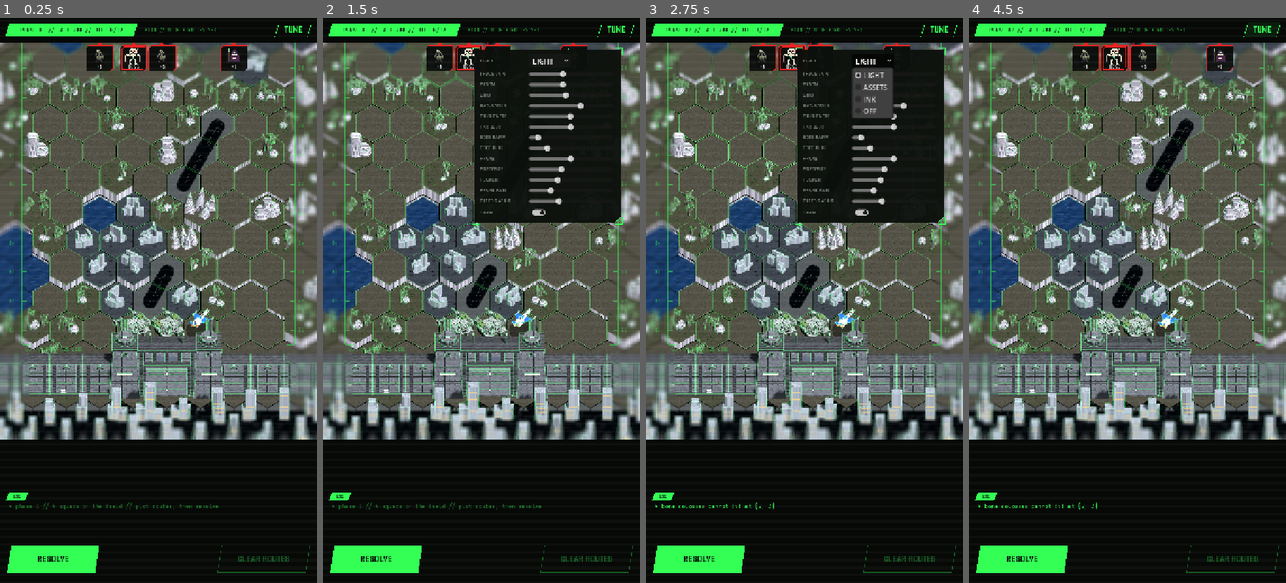
Above: before the commit, frames 1-4 (left to right).
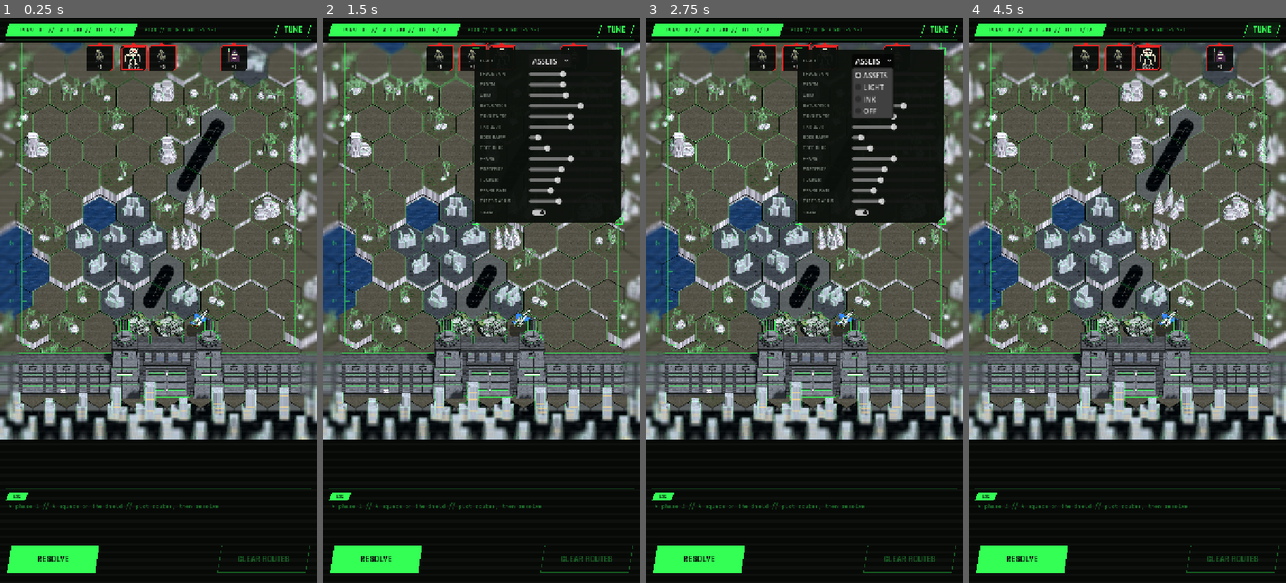
Above: after the commit, the same moments.

Repository: ryanjdmartin/riftgate
Game: Godot game, scene res://game/battle/battle_screen.tscn
The game is run twice, just before and just after one commit, with the same random seed, the same clock (stepped at 60 frames per second) and the same inputs. This scene is started directly instead of the project's main scene.
Inputs (mouse positions are in pixels of both pictures, inside the frame that each line leads up to):
- Up to frame 1 (0.25 s): no input
- Up to frame 2 (1.5 s): click "TUNE" at 0.5 s; click "RESOLVE" at 1.25 s
- Up to frame 3 (2.75 s): click (874, 63) at 2 s, where only the run before the commit has a clickable "LIGHT"
- Up to frame 4 (4.5 s): click (1197, 63) at 2.75 s, where only the run after the commit has a clickable "ASSETS"; click (1184, 210) at 3.5 s; click "TUNE" at 4.25 s

The runs differ from the first frame. In frame 1, 4.1% of the frame differs, in the area x 0-100%, y 3-84%; in frame 2, 4.2%; in frame 3, 4.5%; in frame 4, 4.8%, in the area x 0-100%, y 3-87%.

Commit message:
Assets in ink under a light hull by default; contacts offered and chosen before a skirmish; boss on one hex patrolling the rift; skirmish bands clipped and calmer; scan pauses; readable intents
The default trace mode inks the mechs, gate and walls and gives them a prominent light hull, with the field's traces dimmer; the skirmish's mech views take the same. The side blur begins at the frame's lines. Intent lines carry a dark underline. The corrupted tear is rarer on the map and now also on the skirmish's overworld band. The scan bar pauses between sweeps on both screens. Contact tags name the units in the group; after the movement phase the contacts are offered in a panel with an ENGAGE button each, the player picks the first, and Battle.open_skirmish_at opens it. The boss stands on one hex and patrols within two of the rift, picked by phase so the preview holds; the multi-hex footprint stays in the engine. The skirmish backdrop draws each band in a clipped child on the display grid's lattice at map-size hexes with a faint grid.

Co-Authored-By: Claude Fable 5.1 <noreply@anthropic.com>

Diff:
--- a/game/battle/battle_map_view.gd
+++ b/game/battle/battle_map_view.gd
@@ -109,9 +109,7 @@
 		mat.set_shader_parameter("painted2", _painted2.get_texture())
 		mat.set_shader_parameter("map_size", map_size)
 		mat.set_shader_parameter("view_size", size)
-		var hex_w := sqrt(3.0) * HEX_SIZE
-		var left := _origin.x - hex_w * 0.5
-		mat.set_shader_parameter("play_x", Vector2(left, left + hex_w * (field.map.width + 0.5)))
+		mat.set_shader_parameter("play_x", _frame_x())   # sharp inside the frame's lines, soft outside
 		mat.set_shader_parameter("south_y", _origin.y + Hex.to_pixel(field.map.gate, HEX_SIZE).y + HEX_SIZE * 0.75)
 		_composite.material = mat
 		_mix.add_child(_composite)
@@ -305,9 +303,9 @@
 			# The frame: the field's two boundary lines in the display's light, a tick on
 			# every row's centre with the row's number, and a sector readout at each end, so
 			# the playable area has a viewfinder's edge and the blur runs into it.
-			var hex_w := sqrt(3.0) * HEX_SIZE
-			var left := _origin.x - hex_w * 0.5 - HEX_SIZE * 0.55
-			var right := left + hex_w * (map.width + 0.5) + HEX_SIZE * 1.1
+			var fx := _frame_x()
+			var left := fx.x
+			var right := fx.y
 			var top := _origin.y - HEX_SIZE
 			var bottom := _origin.y + Hex.to_pixel(map.gate, HEX_SIZE).y - HEX_SIZE * 1.5 * (BattleMap.GATE_ROWS - 0.5)
 			var fc := Color(hud, frame_alpha)
@@ -355,12 +353,19 @@
 		var path: Array = field.intents.get(sq.id, [])
 		if path.is_empty():
 			continue
+		# A dark underline first, so the red reads on any ground.
 		var prev := center(sq.pos)
 		for step in path:
 			var p := center(step)
-			draw_line(prev, p, Color(Palette.ENEMY, 0.75), 3.0)
+			draw_line(prev, p, Color(Palette.BG, 0.7), 6.0)
 			prev = p
-		draw_circle(prev, 5.0, Palette.ENEMY)
+		prev = center(sq.pos)
+		for step in path:
+			var p := center(step)
+			draw_line(prev, p, Color(Palette.ENEMY, 0.9), 3.0)
+			prev = p
+		draw_circle(prev, 6.0, Palette.BG)
+		draw_circle(prev, 4.5, Palette.ENEMY)
 
 	# The player's plotted routes, ending in a small marker hex.
 	for uid in routes.keys():
@@ -384,12 +389,16 @@
 		var ends: Dictionary = pv["ends"]
 		for group in res.skirmishes:
 			var mid := Vector2.ZERO
+			var top_y := INF
 			for u in group:
 				var c := center(ends[u.id])
 				mid += c
+				top_y = minf(top_y, c.y)
 				Hud.stroke_poly(self, Hex.corners(c, HEX_SIZE - 5.0), Color(Palette.ENEMY, 0.85), 2.0)
 			mid /= float(group.size())
-			_plaque(mid + Vector2(0.0, -HEX_SIZE * 0.9), "CONTACT", Palette.ENEMY, 2.0)
+			# Who is in it: the machines against the squads, so the player knows what the
+			# skirmish will hold before locking in (Ryan, 22 September).
+			_plaque(Vector2(mid.x, top_y - HEX_SIZE * 0.95), "CONTACT // " + contact_text(group), Palette.ENEMY, 2.0)
 		for sid in res.blocked:
 			var sq := field.unit_by_id(sid)
 			if sq != null:
@@ -464,6 +473,26 @@
 		var edge_y := rect.position.y - 1.0 if above else rect.end.y + 1.0
 		var dir := -1.0 if above else 1.0
 		draw_colored_polygon(PackedVector2Array([Vector2(mid - 6.0, edge_y), Vector2(mid + 6.0, edge_y), Vector2(mid, edge_y + 6.0 * dir)]), border)
+
+
+## "Badger + Sparrowhawk vs ghouls ×6 + necromancers ×3": one contact group, in words.
+static func contact_text(group: Array) -> String:
+	var mechs: Array[String] = []
+	var squads: Array[String] = []
+	for u in group:
+		if u.is_player():
+			mechs.append(str(u.display_name))
+		else:
+			squads.append("%s ×%d" % [u.display_name, u.strength] if u.strength > 0 else str(u.display_name).to_upper())
+	return " + ".join(mechs) + " vs " + " + ".join(squads)
+
+
+## The frame's left and right lines in map pixels: the field plus a little, and the line
+## the side blur begins at.
+func _frame_x() -> Vector2:
+	var hex_w := sqrt(3.0) * HEX_SIZE
+	var left := _origin.x - hex_w * 0.5 - HEX_SIZE * 0.55
+	return Vector2(left, left + hex_w * (field.map.width + 0.5) + HEX_SIZE * 1.1)
 
 
 ## The dry run of the phase, redone only when the plan changes.
--- a/game/battle/battle_screen.gd
+++ b/game/battle/battle_screen.gd
@@ -59,7 +59,14 @@
 		queue_redraw()
 
 	func _draw() -> void:
-		var y := fmod(_t * SPEED, size.y + 120.0) - 60.0
+		# A sweep, then a pause (Ryan, 22 September: back to back was busy).
+		var sweep := (size.y + 120.0) / SPEED
+		var t := fmod(_t, sweep + HudBackdrop.SCAN_PAUSE)
+		if t > sweep:
+			if map != null:
+				map.sweep_at(-1.0e6)
+			return
+		var y := t * SPEED - 60.0
 		for i in range(-2, 3):
 			draw_rect(Rect2(0.0, y + i * 3.0, size.x, 1.0), Color(1, 1, 1, 0.07 - 0.015 * absi(i)))
 		if map != null:
@@ -387,7 +394,7 @@
 func _after_step() -> void:
 	match battle.state:
 		Battle.State.SKIRMISH:
-			_open_skirmish()
+			_show_contacts()
 		Battle.State.DONE:
 			_refresh()
 			_show_outcome()
@@ -395,8 +402,43 @@
 			_refresh()
 
 
-func _open_skirmish() -> void:
-	var sk := battle.open_next_skirmish()
+## The contacts this phase, before any opens (Ryan, 22 September): how many, who is in
+## each, and the player picks which to fight first and confirms. The map keeps showing
+## them tagged behind the panel.
+func _show_contacts() -> void:
+	_refresh()
+	if _contacts != null:
+		_contacts.queue_free()
+	_contacts = HudPanel.new(14.0)
+	_contacts.custom_minimum_size = Vector2(W - 24.0, 0)
+	var rows := VBoxContainer.new()
+	rows.position = Vector2(12, 10)
+	rows.add_theme_constant_override("separation", 6)
+	_contacts.add_child(rows)
+	var n := battle.pending.size()
+	rows.add_child(Hud.label("%d CONTACT%s // CHOOSE THE FIRST" % [n, "" if n == 1 else "S"], 14, Palette.ENEMY))
+	for i in range(n):
+		var group: Array = battle.pending[i]
+		var row := HBoxContainer.new()
+		row.add_theme_constant_override("separation", 10)
+		var btn := HudButton.new("ENGAGE", _open_skirmish.bind(i))
+		btn.custom_minimum_size = Vector2(150, 34)
+		row.add_child(btn)
+		row.add_child(Hud.label(BattleMapView.contact_text(group), 13, Palette.INK))
+		rows.add_child(row)
+	add_child(_contacts)
+	_contacts.reset_size()
+	_contacts.position = Vector2(12.0, LOG_Y - 10.0 - INFO_H + 6.0)
+
+
+var _contacts: HudPanel = null
+
+
+func _open_skirmish(index: int = 0) -> void:
+	if _contacts != null:
+		_contacts.queue_free()
+		_contacts = null
+	var sk := battle.open_skirmish_at(index)
 	if sk == null:
 		_after_step()
 		return
@@ -415,10 +457,7 @@
 		_skirmish.queue_free()
 		_skirmish = null
 	battle.finish_skirmish()
-	if battle.state == Battle.State.SKIRMISH:
-		_open_skirmish()
-	else:
-		_after_step()
+	_after_step()
 
 
 func _show_outcome() -> void:
--- a/game/battle/bleed.gdshader
+++ b/game/battle/bleed.gdshader
@@ -121,8 +121,8 @@
 	other.rgb = floor(other.rgb * levels + 0.5) / levels;
 	// The corrupted side is input the display cannot hold: rarely, a band of it tears.
 	float band = floor(px.y / 6.0);
-	float tick = floor(TIME * 9.0);
-	float flick = step(0.992, fract(sin(band * 12.9898 + tick * 7.31) * 43758.5453)) * flicker;
+	float tick = floor(TIME * 6.0);
+	float flick = step(0.997, fract(sin(band * 12.9898 + tick * 7.31) * 43758.5453)) * flicker;
 	other.rgb *= 1.0 - 0.12 * flick;
 	COLOR = (k > bayer(c)) ? other : scene;
 	float luma = dot(COLOR.rgb, vec3(0.299, 0.587, 0.114));
--- a/game/battle/map_3d.gd
+++ b/game/battle/map_3d.gd
@@ -253,6 +253,20 @@
 		em.visible = _trace_mode != "off"
 		em.set_meta("kind", kind)
 	_trace_nodes.append_array(added)
+	if kind == "asset":
+		# The assets mode gives a machine a prominent light silhouette over its inked creases.
+		for h in TraceLines.attach_hull(mi, _hull_material()):
+			h.visible = _trace_mode == "assets"
+			_hull_nodes.append(h)
+
+
+var _hull_nodes: Array = []
+var _hull_mat: StandardMaterial3D = null
+
+func _hull_material() -> StandardMaterial3D:
+	if _hull_mat == null:
+		_hull_mat = TraceLines.hull_material(Palette.HUD)
+	return _hull_mat
 
 
 func _trace_material(kind: String) -> Material:
@@ -275,6 +289,9 @@
 			em.visible = mode != "off"
 			if mode != "off":
 				em.material_override = _trace_material(str(em.get_meta("kind", "prop")))
+	for h in _hull_nodes:
+		if is_instance_valid(h):
+			h.visible = mode == "assets"
 
 
 func set_trace_gain(v: float) -> void:
--- a/game/battle/map_tuner.gd
+++ b/game/battle/map_tuner.gd
@@ -17,7 +17,7 @@
 	_rows.position = Vector2(12, 10)
 	_rows.add_theme_constant_override("separation", 4)
 	add_child(_rows)
-	_option("TRACE", ["light", "assets", "ink", "off"], func(i: int) -> void: _m3d().set_trace_mode(["light", "assets", "ink", "off"][i]))
+	_option("TRACE", ["assets", "light", "ink", "off"], func(i: int) -> void: _m3d().set_trace_mode(["assets", "light", "ink", "off"][i]))
 	_slider("TRACE GAIN", 0.0, 2.5, 1.0, func(v: float) -> void: _m3d().set_trace_gain(v))
 	_slider("BLOOM", 0.0, 2.0, 0.8, func(v: float) -> void: _m3d().set_glow(v))
 	_slider("GRID", 0.0, 1.6, 0.7, func(v: float) -> void: _m3d().set_grid(v))
--- a/game/battle/trace.gdshader
+++ b/game/battle/trace.gdshader
@@ -7,7 +7,7 @@
 render_mode unshaded, cull_disabled, blend_add, depth_draw_never;
 
 uniform vec3 color : source_color = vec3(0.2, 1.0, 0.33);
-uniform float base = 0.55;       // steady brightness: a high floor, so the lines always read
+uniform float base = 0.42;       // steady brightness: the field's traces sit under the assets' hulls
 uniform float pulse = 1.6;       // the extra at the scan's leading edge, past the bloom threshold
 uniform float gain = 1.0;        // the tuner's overall multiplier
 uniform float sweep_p = -1.0e6;  // the scan band's projected depth along `screen_down`, in world units
--- a/game/ui/hud_backdrop.gd
+++ b/game/ui/hud_backdrop.gd
@@ -1,14 +1,20 @@
 class_name HudBackdrop
 extends Control
 
-## The screen's ground: near-black with faint scanlines, a few dim section rules, a slow
-## scan band drifting down the screen so the HUD never sits perfectly still, and, when a
-## screen asks for it, bands of textured ground in the terrain the fight is on.
+## The screen's ground: near-black with faint scanlines, a few dim section rules, a scan
+## band that sweeps down the screen now and then so the HUD never sits perfectly still,
+## and, when a screen asks for it, bands of ground in the terrain the fight is on. Each
+## ground band is its own clipped child, so nothing it draws spills past its edges.
+
+const SCAN_SPEED := 140.0     # pixels per second
+const SCAN_PAUSE := 6.0       # seconds between sweeps (Ryan, 22 September: too often was busy)
 
 var rules: Array[float] = []   # y positions of faint horizontal rules
-var grounds: Array = []        # [[Rect2, terrain, seed], ...]
-var scan: bool = true          # the drifting band
+var grounds: Array = []        # [[Rect2, terrain, seed, style], ...]
+var scan: bool = true          # the sweeping band
 var _t := 0.0
+var _bands: Array = []
+var _overlay: Control = null
 
 
 func _init() -> void:
@@ -16,30 +22,80 @@
 
 
 func _ready() -> void:
-	set_process(scan)
+	for g in grounds:
+		var band := GroundBand.new()
+		band.rect = g[0]
+		band.terrain = int(g[1])
+		band.seed_value = int(g[2])
+		band.style = g[3] if g.size() > 3 else "ground"
+		band.owner_bg = self
+		band.position = (g[0] as Rect2).position
+		band.size = (g[0] as Rect2).size
+		add_child(band)
+		_bands.append(band)
+	_overlay = Overlay.new()
+	_overlay.owner_bg = self
+	_overlay.set_anchors_and_offsets_preset(Control.PRESET_FULL_RECT)
+	add_child(_overlay)
+	set_process(true)
 
 
 func _process(delta: float) -> void:
 	_t += delta
-	queue_redraw()
+	for b in _bands:
+		b.queue_redraw()
+	if _overlay != null:
+		_overlay.queue_redraw()
 
 
 func _draw() -> void:
-	var rect := Rect2(Vector2.ZERO, size)
-	draw_rect(rect, Palette.BG)
-	for g in grounds:
-		var style: String = g[3] if g.size() > 3 else "ground"
-		TerrainArt.draw_ground(self, g[0], int(g[1]), int(g[2]), 30.0, style, int(_t * 1.6) % 2)
-	Hud.scanlines(self, rect)
-	if scan:
-		# A soft band that takes about nine seconds to cross the screen.
-		var y := scan_y()
-		for i in range(-2, 3):
-			draw_rect(Rect2(0.0, y + i * 3.0, size.x, 1.0), Color(1, 1, 1, 0.07 - 0.015 * absi(i)))
+	draw_rect(Rect2(Vector2.ZERO, size), Palette.BG)
 
 
-## Where the band is right now, in this control's pixels.
+## Where the band is right now, in this control's pixels, or far off-screen between sweeps.
 func scan_y() -> float:
-	return fmod(_t * 140.0, size.y + 120.0) - 60.0
-	for y in rules:
-		draw_line(Vector2(12.0, y), Vector2(size.x - 12.0, y), Color(Palette.HUD, 0.22), 1.0)
+	if not scan:
+		return -1.0e6
+	var sweep := (size.y + 120.0) / SCAN_SPEED
+	var t := fmod(_t, sweep + SCAN_PAUSE)
+	if t > sweep:
+		return -1.0e6
+	return t * SCAN_SPEED - 60.0
+
+
+func time() -> float:
+	return _t
+
+
+## One band of ground, clipped to its rect.
+class GroundBand extends Control:
+	var rect := Rect2()
+	var terrain: int = 0
+	var seed_value: int = 0
+	var style := "ground"
+	var owner_bg: HudBackdrop
+
+	func _init() -> void:
+		mouse_filter = Control.MOUSE_FILTER_IGNORE
+		clip_contents = true
+
+	func _draw() -> void:
+		var t := owner_bg.time() if owner_bg != null else 0.0
+		TerrainArt.draw_ground(self, Rect2(Vector2.ZERO, size), terrain, seed_value, 44.0, style, int(t * 1.6) % 2, t)
+
+
+## Scanlines, rules and the scan band, over everything.
+class Overlay extends Control:
+	var owner_bg: HudBackdrop
+
+	func _init() -> void:
+		mouse_filter = Control.MOUSE_FILTER_IGNORE
+
+	func _draw() -> void:
+		Hud.scanlines(self, Rect2(Vector2.ZERO, size))
+		for y in owner_bg.rules:
+			draw_line(Vector2(12.0, y), Vector2(size.x - 12.0, y), Color(Palette.HUD, 0.22), 1.0)
+		var y := owner_bg.scan_y()
+		if y > -1.0e5:
+			for i in range(-2, 3):
+				draw_rect(Rect2(0.0, y + i * 3.0, size.x, 1.0), Color(1, 1, 1, 0.07 - 0.015 * absi(i)))
--- a/game/ui/mech_view_3d.gd
+++ b/game/ui/mech_view_3d.gd
@@ -180,10 +180,13 @@
 	if not token and mode != "pixel":
 		# The skirmish's machines carry the display's trace too (Ryan, 21 September); the
 		# screen's scan bar lights it through set_sweep_screen.
-		_trace_mat = TraceLines.ink_material() if TraceLines.inked(TraceLines.mode(), "asset") else TraceLines.light_material(Palette.HUD)
+		var tmode := TraceLines.mode()
+		_trace_mat = TraceLines.ink_material() if TraceLines.inked(tmode, "asset") else TraceLines.light_material(Palette.HUD)
 		if _trace_mat is ShaderMaterial:
 			(_trace_mat as ShaderMaterial).set_shader_parameter("gain", 0.8)
 		TraceLines.attach(_model, _trace_mat)
+		if tmode == "assets":
+			TraceLines.attach_hull(_model, TraceLines.hull_material(Palette.HUD))
 	if OS.get_environment("RIFTGATE_MECH3D_WIRE") == "1":
 		# Wireframe trial (21 September): the reconstruction's own telemetry drawing.
 		_inner.debug_draw = Viewport.DEBUG_DRAW_WIREFRAME
--- a/game/ui/terrain_art.gd
+++ b/game/ui/terrain_art.gd
@@ -89,7 +89,7 @@
 ##             edge through a dithered, pixel-stepped boundary, under the mechs.
 ##   "ground": the reconstruction's tile alone.
 ## All wear the display's hex grid in the HUD colour, fading from the band's edges.
-static func draw_ground(ci: CanvasItem, rect: Rect2, terrain: int, seed_value: int, hex: float = 30.0, style: String = "ground", frame: int = 0) -> void:
+static func draw_ground(ci: CanvasItem, rect: Rect2, terrain: int, seed_value: int, hex: float = 44.0, style: String = "ground", frame: int = 0, time: float = 0.0) -> void:
 	var name: String = TILE.get(terrain, "dirt")
 	if not _tiles.has(name):
 		var path := "res://art/terrain/%s.png" % name
@@ -98,6 +98,7 @@
 	var w := sqrt(3.0) * hex
 	if style == "other":
 		_overworld(ci, rect, terrain, seed_value, hex, frame)
+		_tear(ci, rect, time)
 	else:
 		if tile != null:
 			ci.draw_texture_rect(tile, rect, true, Color(0.62, 0.62, 0.62, 1.0))
@@ -124,8 +125,9 @@
 					col_i += 1
 				cy += cell
 				row_i += 1
+	# The display's grid, faint, on the same lattice as the ground's own hexes.
 	var row := 0
-	var y := rect.position.y + hex
+	var y := rect.position.y + hex * 0.5
 	while y < rect.end.y + hex:
 		var x := rect.position.x + (w * 0.5 if row % 2 == 1 else 0.0)
 		while x < rect.end.x + w:
@@ -133,7 +135,7 @@
 			var edge := minf(c.y - rect.position.y, rect.end.y - c.y) / (rect.size.y * 0.5)
 			var fade := clampf(edge * 1.6, 0.0, 1.0)
 			if fade > 0.05:
-				ci.draw_polyline(Hex.corners(c, hex - 1.5), Color(Palette.HUD, 0.28 * fade), 1.0, true)
+				ci.draw_polyline(Hex.corners(c, hex - 1.5), Color(Palette.HUD, 0.14 * fade), 1.0, true)
 			x += w
 		y += hex * 1.5
 		row += 1
@@ -146,8 +148,22 @@
 		ci.draw_rect(Rect2(rect.position.x, rect.end.y - (i + 1) * h, rect.size.x, h), Color(Palette.BG, a))
 
 
+## The corrupted side's tear, as the map's compositor does it: now and then one thin band
+## darkens for a tick.
+static func _tear(ci: CanvasItem, rect: Rect2, t: float) -> void:
+	var tick := floorf(t * 6.0)
+	var y := rect.position.y
+	var band := 0
+	while y < rect.end.y:
+		var h := fmod(sin(float(band) * 12.9898 + tick * 7.31) * 43758.5453, 1.0)
+		if absf(h) > 0.997:
+			ci.draw_rect(Rect2(rect.position.x, y, rect.size.x, 6.0), Color(0, 0, 0, 0.12))
+		y += 6.0
+		band += 1
+
+
 ## The other world's overworld across a rect: the painted map's hexes, its fills and
-## marks, at its two-frame animation (shared with PaintedMap).
+## marks, at its two-frame animation (shared with PaintedMap), on the display grid's lattice.
 static func _overworld(ci: CanvasItem, rect: Rect2, terrain: int, seed_value: int, hex: float, frame: int) -> void:
 	ci.draw_rect(rect, _other_fill(terrain, rect.position, seed_value))
 	var w := sqrt(3.0) * hex
@@ -157,7 +173,7 @@
 	while y < rect.end.y + hex:
 		var x := rect.position.x + (w * 0.5 if row % 2 == 1 else 0.0)
 		while x < rect.end.x + w:
-			draw_other_hex(ci, Vector2(x, y), hex, terrain, seed_value + k * 7919, frame, rect)
+			draw_other_hex(ci, Vector2(x, y), hex, terrain, seed_value + k * 7919, frame, Rect2(), 0.18)
 			x += w
 			k += 1
 		y += hex * 1.5
@@ -189,7 +205,7 @@
 ## One hex of the other world: a flat bright fill and a few chunky marks at a coarse
 ## scale; the second frame nudges what moves (waves, leaves, grass, smoke). `clip`, when
 ## given, keeps marks inside a band.
-static func draw_other_hex(ci: CanvasItem, c: Vector2, hex_px: float, t: int, seed_value: int, frame: int = 0, clip: Rect2 = Rect2()) -> void:
+static func draw_other_hex(ci: CanvasItem, c: Vector2, hex_px: float, t: int, seed_value: int, frame: int = 0, clip: Rect2 = Rect2(), grid_alpha: float = 0.35) -> void:
 	var rng := RandomNumberGenerator.new()
 	rng.seed = seed_value
 	var base: Color = OTHER.get(t, OTHER[BattleMap.Terrain.PLAIN])
@@ -236,7 +252,7 @@
 				ci.draw_colored_polygon(peak, Color("6a4020"))
 				ci.draw_colored_polygon(PackedVector2Array([peak[1], peak[2], p + Vector2(w * 0.2, w * 0.7)]), Color("a06a38"))
 				ci.draw_colored_polygon(PackedVector2Array([p + Vector2(-w * 0.3, -w * 0.45), p + Vector2(0.0, -w * 1.1), p + Vector2(w * 0.3, -w * 0.45)]), Color("f8f8f8"))
-	Hud.stroke_poly(ci, pts, Color(OTHER_GRID, 0.35), 1.0)
+	Hud.stroke_poly(ci, pts, Color(OTHER_GRID, grid_alpha), 1.0)
 
 
 static func _in_hex(rng: RandomNumberGenerator, r: float) -> Vector2:
--- a/game/ui/trace_lines.gd
+++ b/game/ui/trace_lines.gd
@@ -16,9 +16,43 @@
 	match OS.get_environment("RIFTGATE_INK"):
 		"dark":
 			return "ink"
-		"assets":
-			return "assets"
-	return "light"
+		"light":
+			return "light"
+	return "assets"   # the default (Ryan, 22 September)
+
+
+## The prominent silhouette an asset wears in the assets mode: a grown, front-culled hull
+## in the display's light, so the machine stands out from the field's fainter traces.
+static func hull_material(color: Color) -> StandardMaterial3D:
+	var m := StandardMaterial3D.new()
+	m.shading_mode = BaseMaterial3D.SHADING_MODE_UNSHADED
+	m.cull_mode = BaseMaterial3D.CULL_FRONT
+	m.grow = true
+	m.grow_amount = 1.6
+	m.albedo_color = color
+	m.emission_enabled = true
+	m.emission = color
+	m.emission_energy_multiplier = 1.1
+	return m
+
+
+static func attach_hull(node: Node, material: Material) -> Array:
+	var out: Array = []
+	var targets: Array = node.find_children("*", "MeshInstance3D", true, false)
+	if node is MeshInstance3D:
+		targets.append(node)
+	for child in targets:
+		var mi: MeshInstance3D = child
+		if mi.mesh == null or mi.has_meta("is_trace"):
+			continue
+		var hull := MeshInstance3D.new()
+		hull.mesh = mi.mesh
+		hull.cast_shadow = GeometryInstance3D.SHADOW_CASTING_SETTING_OFF
+		hull.material_override = material
+		hull.set_meta("is_trace", true)
+		mi.add_child(hull)
+		out.append(hull)
+	return out
 
 
 ## Whether a thing of `kind` ("asset" or "prop") draws in ink under `mode`.
@@ -44,6 +78,7 @@
 		em.mesh = edges
 		em.cast_shadow = GeometryInstance3D.SHADOW_CASTING_SETTING_OFF
 		em.material_override = material
+		em.set_meta("is_trace", true)   # so a hull pass never hulls the lines themselves
 		mi.add_child(em)
 		out.append(em)
 	return out
--- a/sim/battle.gd
+++ b/sim/battle.gd
@@ -194,8 +194,17 @@
 ## Build the next contact group's skirmish. Null when nothing is left to fight, in which case
 ## the battle has moved on to the next plan (or ended).
 func open_next_skirmish() -> Skirmish:
+	return open_skirmish_at(0)
+
+
+## Open the pending contact at `index` (the player's choice of which to fight first, Ryan,
+## 22 September); the rest wait. Null when nothing is left to fight, in which case the
+## battle has moved on.
+func open_skirmish_at(index: int) -> Skirmish:
 	while not pending.is_empty():
-		var group: Array = pending.pop_front()
+		var i := clampi(index, 0, pending.size() - 1)
+		var group: Array = pending.pop_at(i)
+		index = 0
 		var sk := _build_skirmish(group)
 		if sk != null:
 			current = sk
--- a/sim/battlefield.gd
+++ b/sim/battlefield.gd
@@ -215,7 +215,20 @@
 		ends[sq.id] = held_now
 
 
+## Where a squad heads this phase. A boss patrols its zone outside the rift (Ryan, 22
+## September): one step to a standable hex within BOSS_ZONE of the rift, picked by the
+## phase so the preview never disagrees with the resolve; nothing, when nothing fits.
+const BOSS_ZONE := 2
+
 func _pick_target(sq: Unit) -> Vector2i:
+	if sq.elite and sq.strength == 0 and not sq.aggro:
+		var options: Array[Vector2i] = []
+		for n in Hex.neighbors(sq.pos):
+			if map.has(n) and Hex.distance(n, map.rift) <= BOSS_ZONE and can_stand(sq, n) and not map.rift_hexes.has(n):
+				options.append(n)
+		if options.is_empty():
+			return sq.pos
+		return options[(phase * 7 + sq.id * 13) % options.size()]
 	if sq.aggro:
 		var best: Unit = null
 		for m in mechs():
--- a/sim/unit.gd
+++ b/sim/unit.gd
@@ -107,10 +107,12 @@
 
 
 ## A single huge enemy that covers three hexes and unpacks into its faction's massive elite.
+## A boss stands on one hex for now (Ryan, 22 September: a wider footprint cannot path
+## through a field of hexes, and the boss guards the rift rather than marching). The
+## multi-hex footprint (`TRIANGLE`) stays in the engine for later.
 static func boss(uid: int, name: String, at: Vector2i, fac: String = "undead", speed: int = 1) -> Unit:
 	var u := squad(uid, name, at, fac, speed, 0)
 	u.elite = true
-	u.footprint = TRIANGLE.duplicate()
 	u.hull = 1
 	return u
 
--- a/tests/test_battle_screen.gd
+++ b/tests/test_battle_screen.gd
@@ -86,6 +86,9 @@
 	var sq: Unit = b.field.squads()[0]
 	_engage(b, sq, m)
 	s._on_resolve()
+	assert_true(s._contacts != null, "the contacts are offered first, for the player to pick and confirm")
+	assert_eq(s._skirmish, null, "nothing opens until they do")
+	s._open_skirmish(0)
 	assert_true(s._skirmish != null, "skirmish screen opened")
 	assert_eq(s._sub_label.text, "CONTACT", "contact readout")
 	assert_true(s._resolve_btn.disabled, "no resolving mid-skirmish")
--- a/tests/test_battlefield.gd
+++ b/tests/test_battlefield.gd
@@ -152,6 +152,7 @@
 func test_boss_covers_three_hexes_and_blocks_them() -> void:
 	var f := _field()
 	var boss := f.add_unit(Unit.boss(1, "colossus", _o(3, 5)))
+	boss.footprint = Unit.TRIANGLE.duplicate()   # the wide footprint, kept in the engine for later
 	assert_eq(boss.hexes().size(), 3, "three hexes")
 	for h in boss.hexes():
 		assert_eq(f.unit_at(h), boss, "boss found at %s" % str(h))
@@ -165,6 +166,7 @@
 func test_boss_touches_from_any_of_its_hexes() -> void:
 	var f := _field()
 	var boss := f.add_unit(Unit.boss(1, "colossus", _o(3, 5)))
+	boss.footprint = Unit.TRIANGLE.duplicate()
 	var far_hex: Vector2i = boss.hexes()[2]
 	var spot := Vector2i.ZERO
 	for n in Hex.neighbors(far_hex):
@@ -324,3 +326,16 @@
 	var a_dests: Array = b.destinations_for(a_unit).keys()
 	assert_true(b.set_route(a_unit, a_dests[a_dests.size() - 1]), "A re-plotted")
 	assert_eq(b.routes.keys(), [b_unit.id, a_unit.id], "now B then A: the re-plot goes last")
+
+
+func test_a_boss_patrols_its_zone_outside_the_rift() -> void:
+	var f := _field(7, 14)
+	var rift_o := Hex.axial_to_offset(f.map.rift)
+	var boss := f.add_unit(Unit.boss(1, "colossus", _o(rift_o.x, rift_o.y + 2)))
+	for i in range(6):
+		f.compute_intents()
+		var path: Array = f.intents[boss.id]
+		assert_true(path.size() <= 1, "one step at most")
+		f.resolve_phase({})
+		assert_true(Hex.distance(boss.pos, f.map.rift) <= Battlefield.BOSS_ZONE, "stays within its zone (phase %d)" % i)
+		assert_false(f.map.rift_hexes.has(boss.pos), "never on the rift itself")
Not shown, changed: docs/status.md
